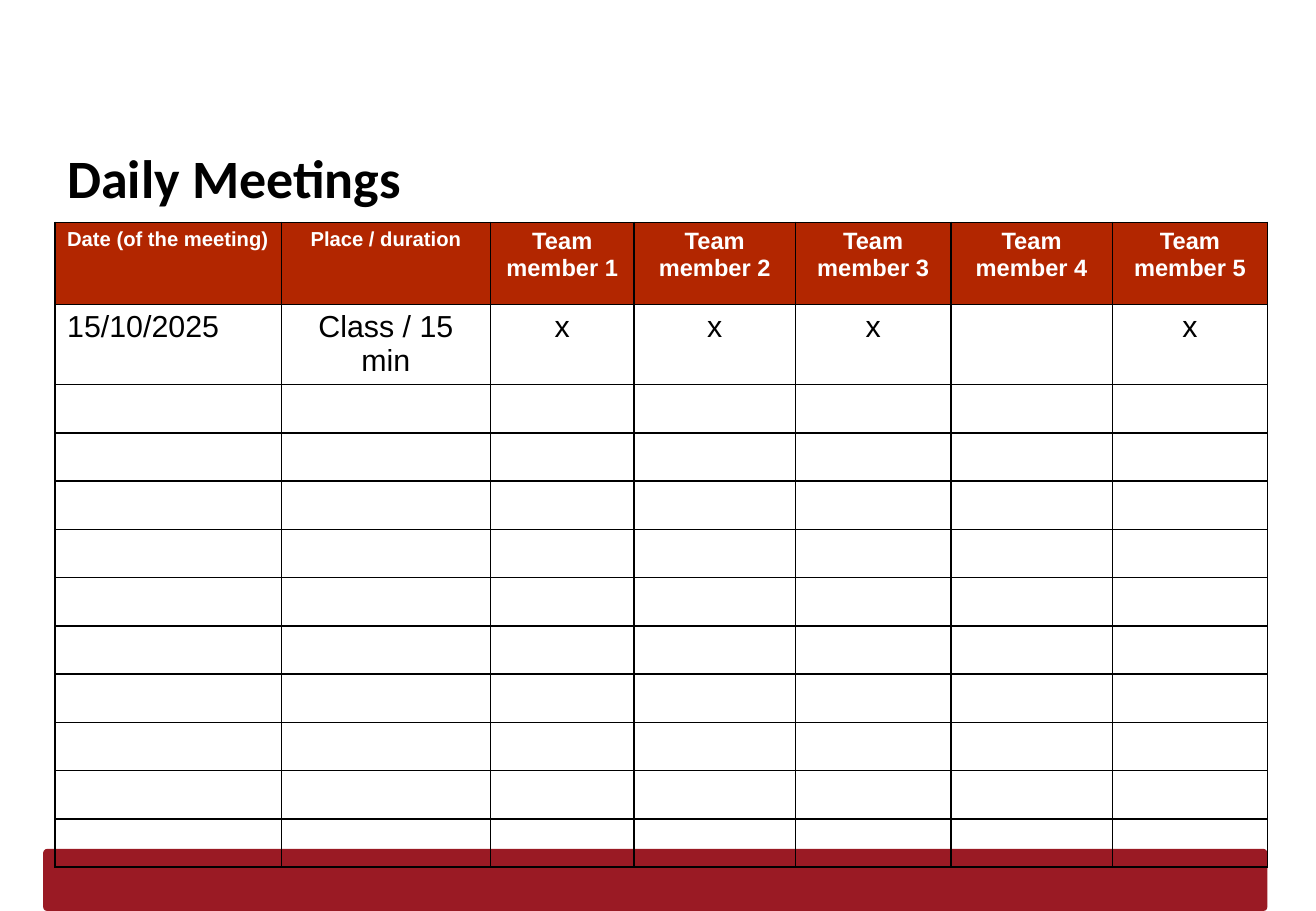
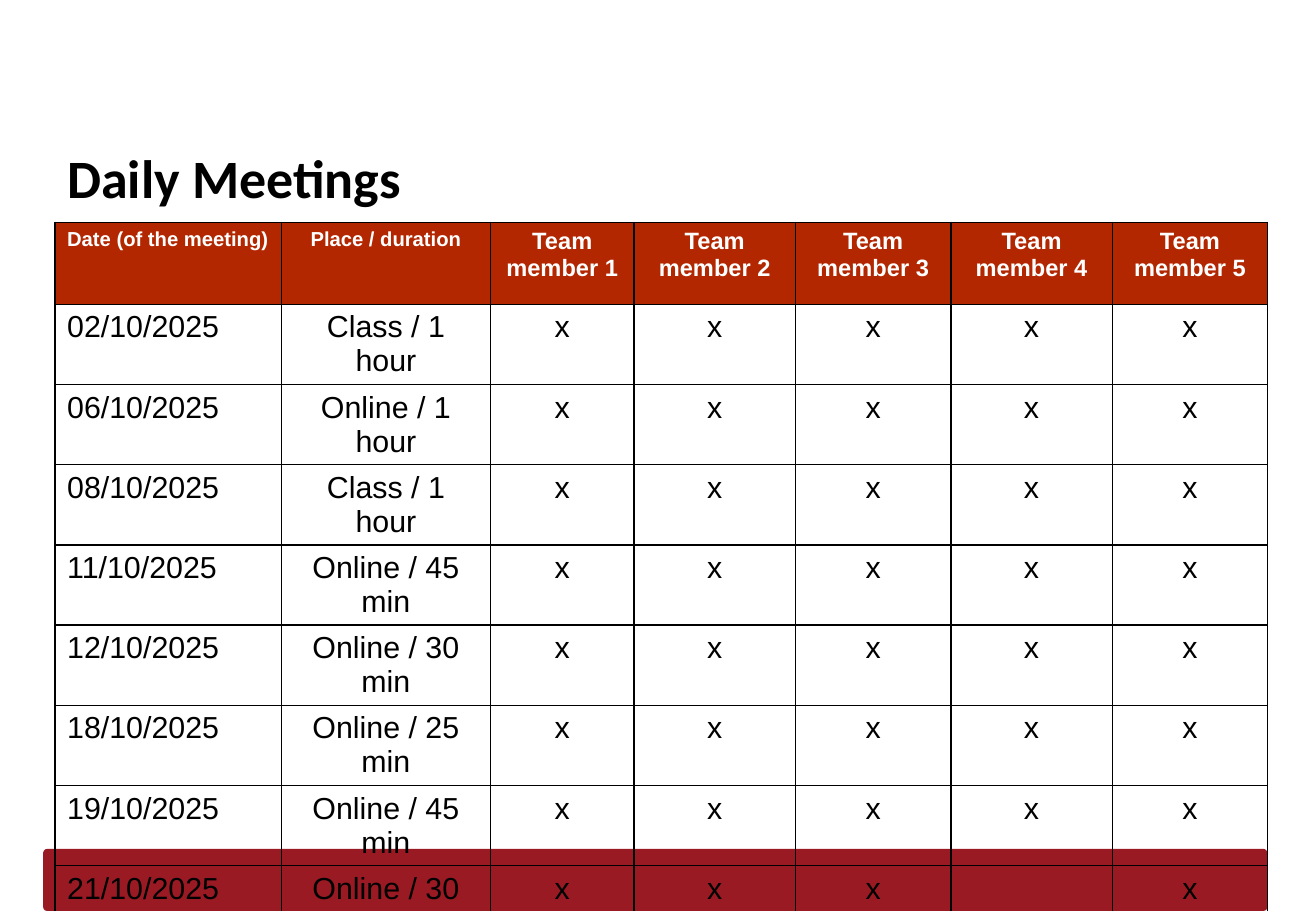
Before and after one commit to AfonsoMachado1892/Logistics-on-Rails, a slide deck: slide 8 of Scrum/LAPR3-Sprint1-Report_GXXX.pptx. Drawn at 1316x911 pixels with LibreOffice and Linux fonts; fonts in the diff are those of the drawing; background and template pictures are left out. Boxes give left, top, right and bottom in pixels: in the first picture for what was removed or moved away, otherwise in the second. Text is boxed around its words. In the diff, an @@ line names an element or a change of style, - is before the commit and + after.

```diff
--- a/Scrum/LAPR3-Sprint1-Report_GXXX.pptx
+++ b/Scrum/LAPR3-Sprint1-Report_GXXX.pptx
@@ table at [55, 222, 1267, 904] @@
-row 2: 15/10/2025 | Class / 15 min | x | x | x |  | x
+row 2: 02/10/2025 | Class / 1 hour | x | x | x | x | x
+row 3: 06/10/2025 | Online / 1 hour | x | x | x | x | x
+row 4: 08/10/2025 | Class / 1 hour | x | x | x | x | x
+row 5: 11/10/2025 | Online / 45 min | x | x | x | x | x
+row 6: 12/10/2025 | Online / 30 min | x | x | x | x | x
+row 7: 18/10/2025 | Online / 25 min | x | x | x | x | x
+row 8: 19/10/2025 | Online / 45 min | x | x | x | x | x
+row 9: 21/10/2025 | Online / 30 min | x | x | x |  | x
-row 6:  |  |  |  |  |  | 
-row 7:  |  |  |  |  |  | 
-row 8:  |  |  |  |  |  | 
-row 9:  |  |  |  |  |  | 
-row 10:  |  |  |  |  |  | 
-row 11:  |  |  |  |  |  | 
-row 12:  |  |  |  |  |  | 
```
Also in this commit, not shown: 3 other slides changed, 1 other file.
